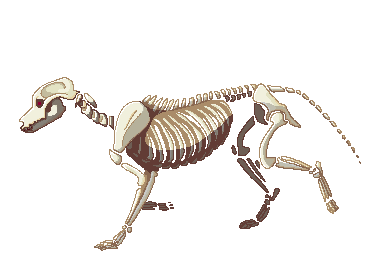
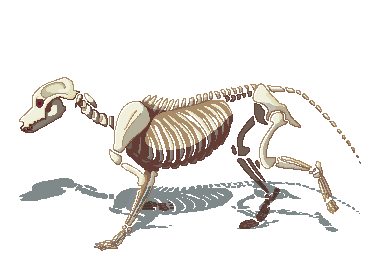
The second (384, 256) image is a revision of the first. Changes to its layers:
added layer "Layer 7" (51%) above "Layer 5" over [19, 178, 360, 245]
